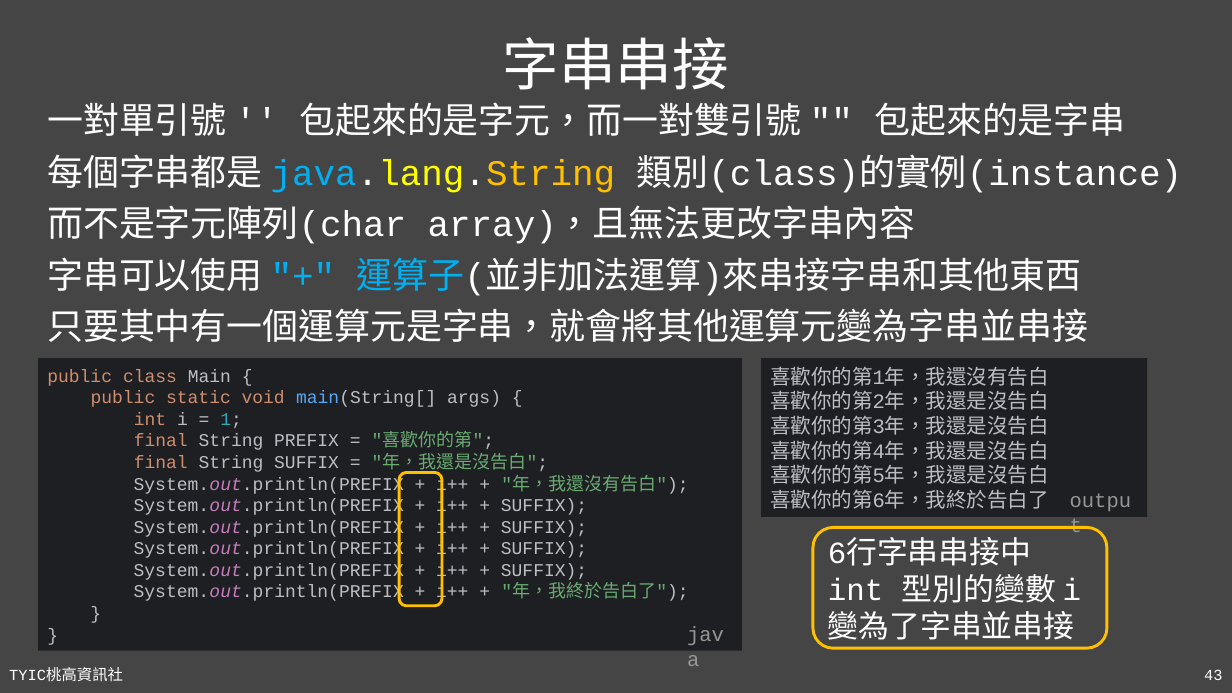
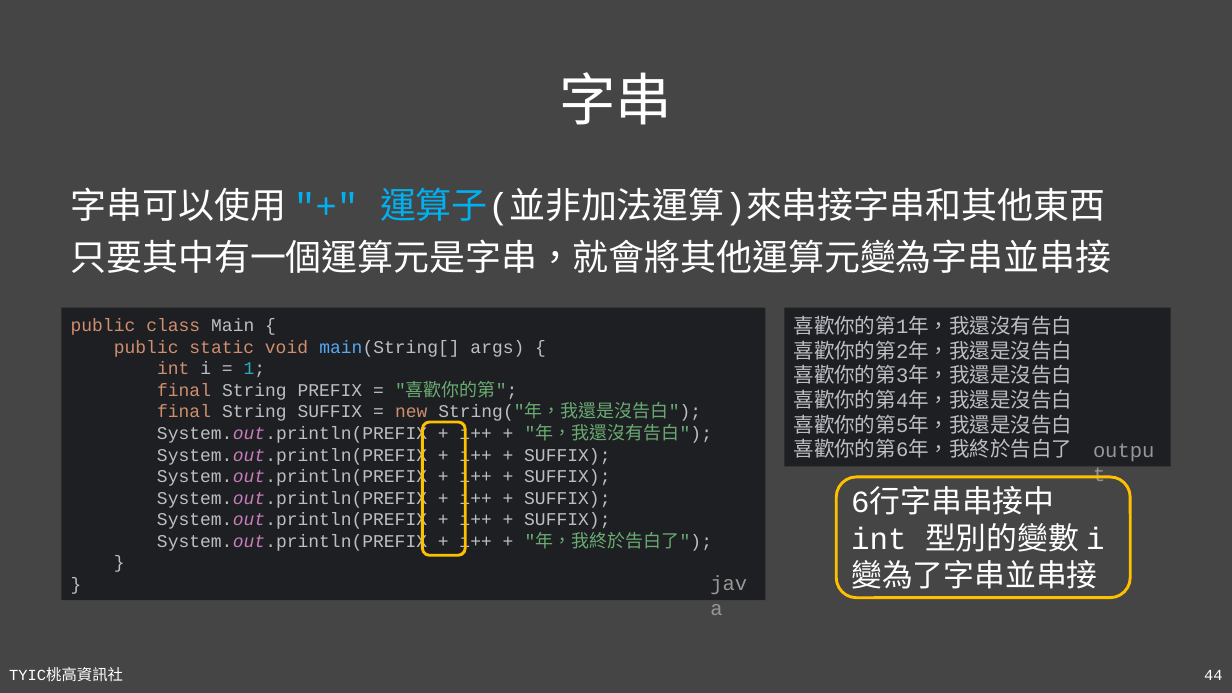
Before and after one commit to TYSHIC/slides, a slide deck: slide 44 of powerpoint/04_初探Java.pptx (slide 43 before the commit). Drawn at 1232x693 pixels with LibreOffice and Linux fonts; fonts in the diff are those of the drawing. Boxes give left, top, right and bottom in pixels: in the first picture for what was removed or moved away, otherwise in the second. Text is boxed around its words. In the diff, an @@ line names an element or a change of style, - is before the commit and + after.

```diff
--- a/powerpoint/04_初探Java.pptx
+++ b/powerpoint/04_初探Java.pptx
@@ title at box(559, 72, 672, 125): text changed @@
-字串串接
+字串
@@ text at box(47, 102, 1182, 244): paragraphs removed @@
-一對單引號 '' 包起來的是字元，而一對雙引號 "" 包起來的是字串
-每個字串都是 java.lang.String 類別(class)的實例(instance)
-而不是字元陣列(char array)，且無法更改字串內容
@@ text "字串可以使用 "+" 運算子(並非加法運算)來串接字串和其他東西": place and size @@
-text "字串可以使用 "+" 運算子(並非加法運算)來串接字串和其他東西" at box(47, 102, 1182, 342)
+text "字串可以使用 "+" 運算子(並非加法運算)來串接字串和其他東西" at box(71, 187, 1112, 273)
@@ text in rectangle at box(71, 319, 712, 552): text changed @@
-public class Main {
-public static void main(String[] args) {
-int i = 1;
-final String PREFIX = "喜歡你的第";
-final String SUFFIX = "年，我還是沒告白";
-System.out.println(PREFIX + i++ + "年，我還沒有告白");
-System.out.println(PREFIX + i++ + SUFFIX);
-System.out.println(PREFIX + i++ + SUFFIX);
-System.out.println(PREFIX + i++ + SUFFIX);
-System.out.println(PREFIX + i++ + SUFFIX);
-System.out.println(PREFIX + i++ + "年，我終於告白了");
-}
-}
+public class Main {
+public static void main(String[] args) {
+int i = 1;
+final String PREFIX = "喜歡你的第";
+final String SUFFIX = new String("年，我還是沒告白");
+System.out.println(PREFIX + i++ + "年，我還沒有告白");
+System.out.println(PREFIX + i++ + SUFFIX);
+System.out.println(PREFIX + i++ + SUFFIX);
+System.out.println(PREFIX + i++ + SUFFIX);
+System.out.println(PREFIX + i++ + SUFFIX);
+System.out.println(PREFIX + i++ + "年，我終於告白了");
+}
+}
@@ 2 texts, 2 rectangles, 2 rounded rectangles: place and size @@
-2 texts, 2 rectangles, 2 rounded rectangles at box(38, 359, 1148, 651)
+2 texts, 2 rectangles, 2 rounded rectangles at box(61, 308, 1171, 600)
@@ page number at box(1204, 670, 1222, 680): text changed @@
-43
+44
```
Also in this commit, not shown: 7 other slides changed, 2 slides added, 9 other files.
